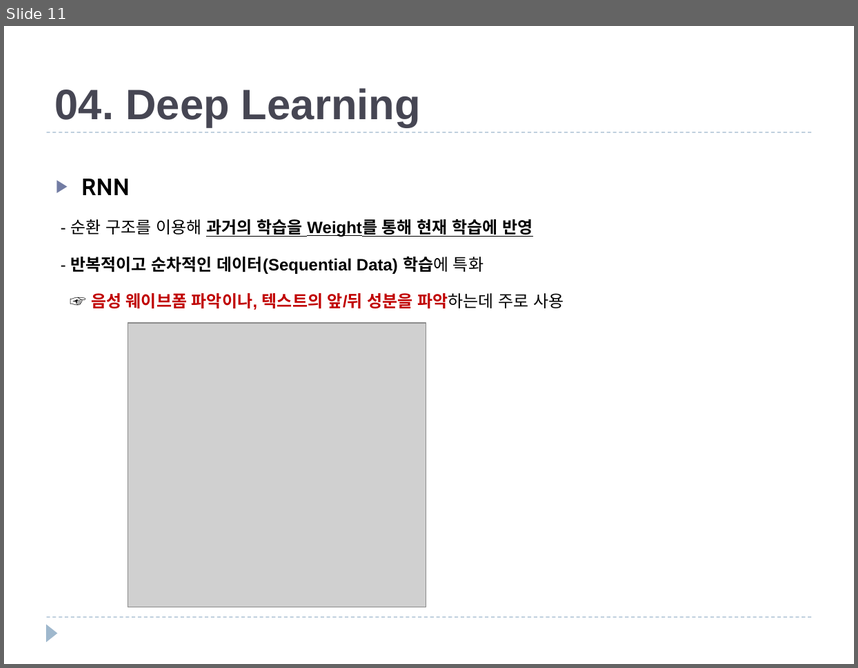
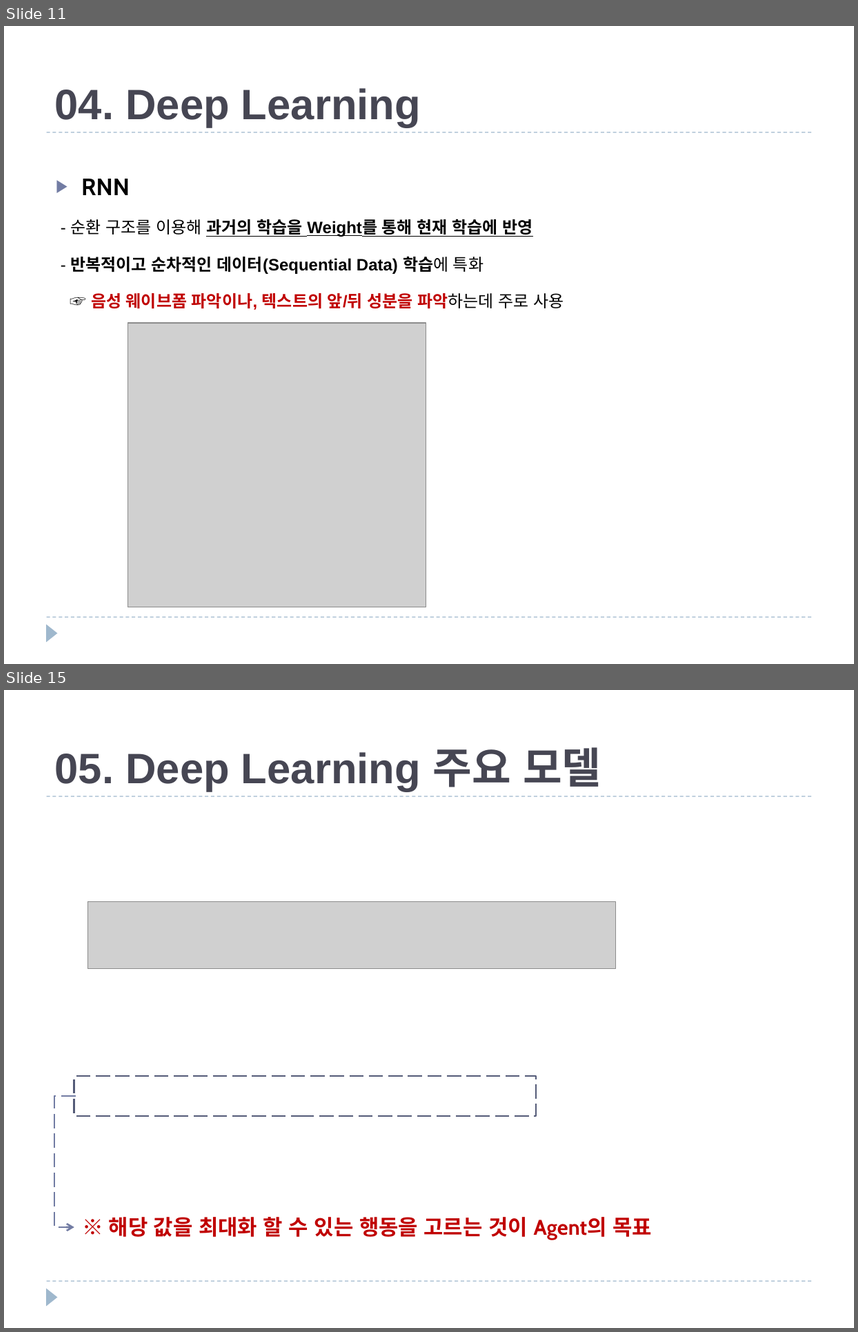
Before and after one commit to JXXA/JXXAGit, a slide deck: Machine Learning 개념과 종류.pptx. Shown one above the other, each under a label of ours: slide 11 before the commit, slides 11 and 15 after it; the slides between them are not shown. The pictures are 858x668 and 858x1332 pixels, drawn with LibreOffice and Linux fonts; fonts in the diff are those of the drawing; grey boxes stand for pictures. Boxes give left, top, right and bottom in pixels: in the first picture for what was removed or moved away, otherwise in the second. Text is boxed around its words. In the diff, an @@ line names an element or a change of style, - is before the commit and + after.

Commit message:
Update Machine Learning 개념과 종류.pptx
2020.10.16 Deep Learning 주요모델 정리

```diff
--- a/Machine Learning 개념과 종류.pptx
+++ b/Machine Learning 개념과 종류.pptx
@@ slide 15 added at <box>4,690,854,1328</box>, background #FFFFFF; not listed: 3 template elements that a slide beside it also shows @@
@@ title added at <box>55,747,601,791</box>, 36 pt, text #464653, bold @@
+05. Deep Learning 주요 모델
@@ picture added at <box>87,902,615,969</box> @@
@@ rectangle added at <box>74,1076,536,1116</box>, outline #545C79 1.5 pt dashed @@
@@ elbow arrow added from (75, 1096) to (74, 1226), #727CA3 1.5 pt dashed @@
@@ text added at <box>109,1216,652,1239</box>, 18 pt, text #C00000, bold @@
+※ 해당 값을 최대화 할 수 있는 행동을 고르는 것이 Agent의 목표
```
Also in this commit, not shown: 5 other slides added.
